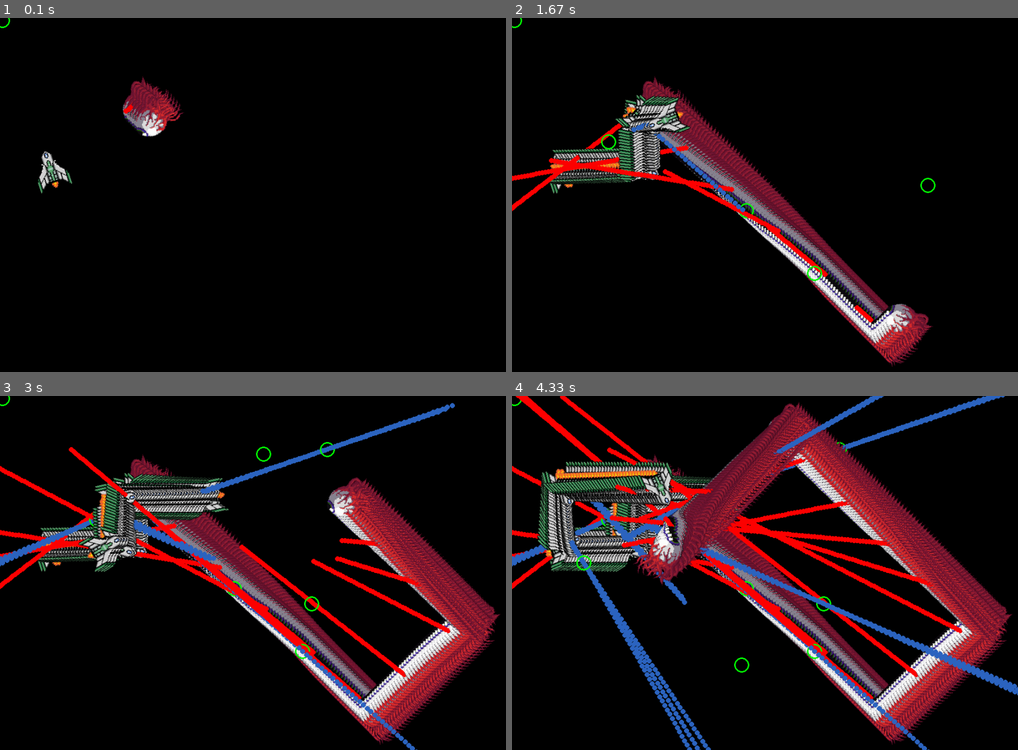
Above: before the commit, frames 1-4 (two rows, left to right).
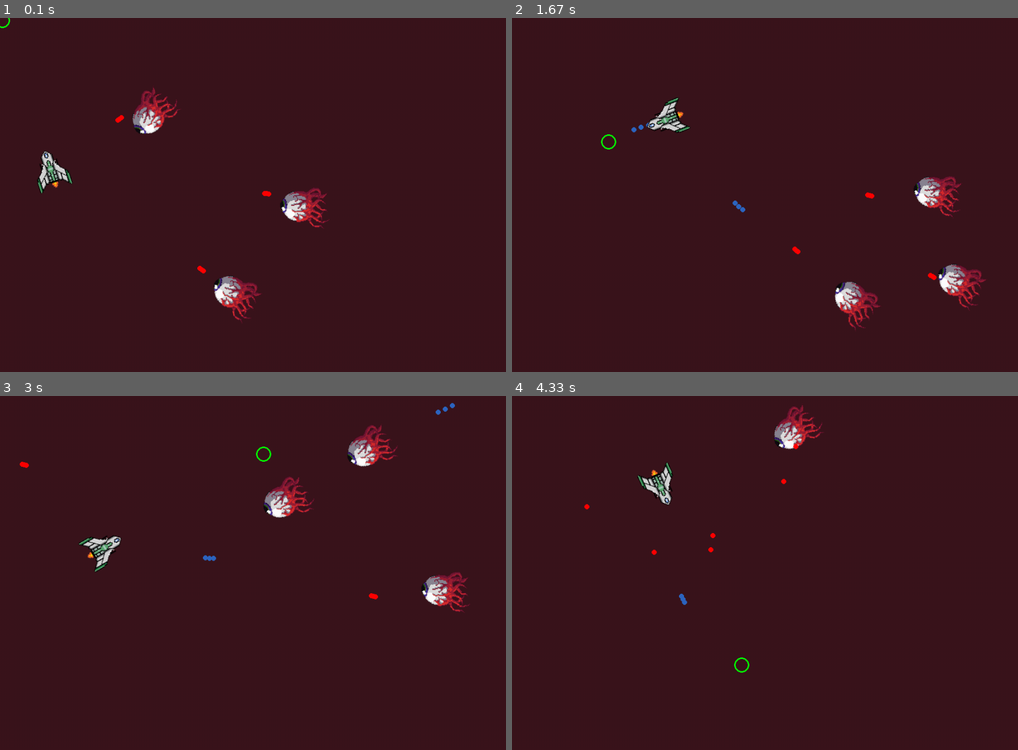
Above: after the commit, the same moments.

Repository: jeriExe/SparWars
Game: pygame game, started from Game.py
Same seed, same stepped clock (60 frames per second), same inputs: the game is played once before the commit and once after it.
Inputs (mouse positions are in pixels of both pictures, inside the frame that each line leads up to):
- Up to frame 1 (0.1 s): no input
- Up to frame 2 (1.67 s): hold D 0.33-0.8 s; move the mouse to (744, 209) at 0.37 s; hold W 0.83-1.13 s; move the mouse to (926, 184) at 0.87 s; click (815, 272) at 1.22 s; hold D from 1.5 s (still down); click (608, 141) at 1.58 s
- Up to frame 3 (3 s): release D at 1.97 s; hold A 2-2.53 s; click (328, 449) at 2.08 s; hold S 2.57-2.87 s; click (313, 604) at 2.65 s; hold A from 2.9 s (still down); click (263, 452) at 2.98 s
- Up to frame 4 (4.33 s): release A at 3.3 s; hold W 3.33-3.7 s; click (582, 562) at 3.42 s; hold D from 3.73 s (still down); click (739, 665) at 3.82 s

The runs differ from the first frame. In frame 1, 99% of the frame differs, in the area x 0-100%, y 0-100%; in frame 2, 99%; in frame 3, 99%; in frame 4, 98%.

Commit message:
heragoes!!!

Diff:
--- a/Enemy.py
+++ b/Enemy.py
@@ -45,14 +45,14 @@
         for bullet in Bullet_list:
 
             if self.rect.colliderect(bullet.rect) and bullet.ttc < 0:
-                self.hp -= 5
+                self.hp -= 10
                 Bullet_list.remove(bullet)
                 print("colisisiis")
 
             else:
                 bullet.ttc -= 1
 
-        if self.hp < 10:
+        if self.hp < 0:
                 evils.remove(self)
                 print("dead")
 
@@ -61,21 +61,19 @@
 class Bullet():
     def __init__(self, spawnX, spawnY, playX, playY):
 
-        self.ttc = 5000
+        self.ttc = 30
         self.bx = spawnX
         self.by = spawnY
 
         self.radius = 5
 
-        self.rect = pygame.Rect(self.bx - self.radius, self.by - self.radius, 2, 2)
+        self.rect = pygame.Rect(self.bx, self.by, 1, 1)
 
         self.theta = math.atan2(playY - self.by, playX - self.bx)
 
     def Bullet_vector(self, screen):
 
-        print(self.ttc)
-
-        v = 6
+        v = 4
 
         self.bx += v * math.cos(self.theta)
         self.by += v * math.sin(self.theta)
@@ -83,8 +81,9 @@
         pygame.draw.circle(screen, (255, 0, 0), (int(self.bx), int(self.by)), self.radius)
 
 
-evils = [Enemy(randint(50, 550), randint(50, 550), 5),
-         #Enemy(randint(50, 550), randint(50, 550), 5),
-         #Enemy(randint(50, 550), randint(50, 550), 5)]
-]
+evils = [Enemy(randint(50, 550), randint(50, 550), 4),
+         Enemy(randint(50, 550), randint(50, 550), 4),
+         Enemy(randint(50, 550), randint(50, 550), 4)
+        ]
+
 Bullet_list = []
--- a/Game.py
+++ b/Game.py
@@ -23,7 +23,15 @@
             running = False
             pygame.quit()
 
-    #screen.fill((59, 21, 28)) # wipe screen
+    screen.fill((59, 21, 28)) # wipe screen
+
+    for enemy in en.evils:
+
+        enemy.movement(pl.px, pl.py) # call movement
+        enemy.update(screen) #draw new xy
+
+        for bullet in en.Bullet_list:
+            bullet.Bullet_vector(screen)
 
     if pygame.time.get_ticks() % 60 == 0:
 
@@ -33,17 +41,6 @@
 
         if len(en.Bullet_list) > 30:
             en.Bullet_list = en.Bullet_list[(len(en.Bullet_list)//2) :]
-
-
-    for enemy in en.evils:
-
-        for bullet in en.Bullet_list:
-            bullet.Bullet_vector(screen)
-
-        enemy.movement(pl.px, pl.py) # call movement
-        enemy.update(screen) #draw new xy
-
-
 
 
     keys = pygame.key.get_pressed()
